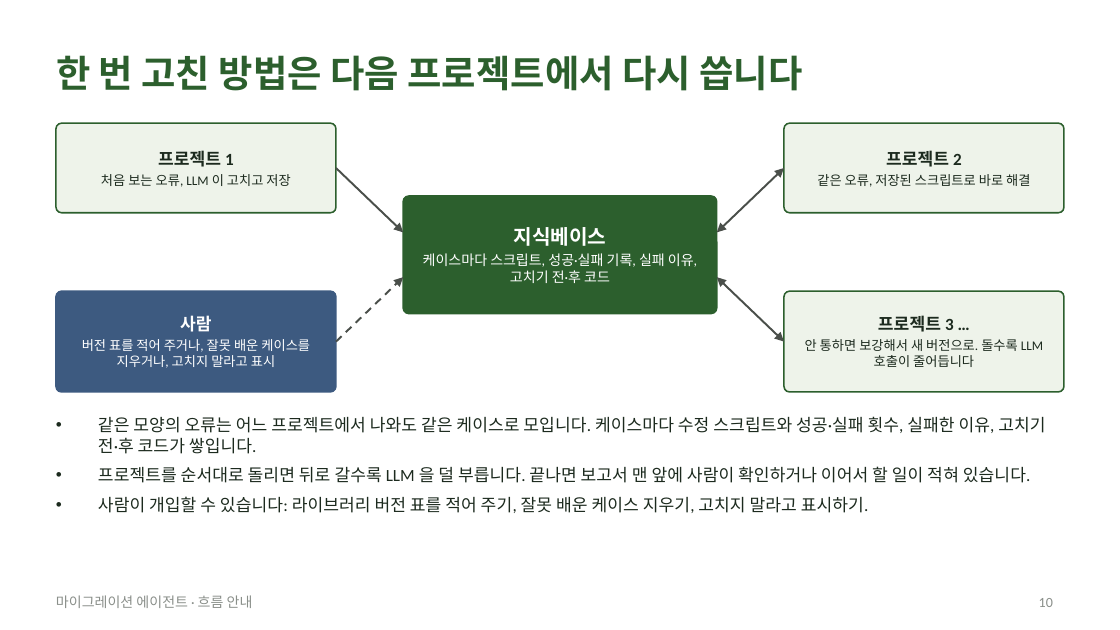
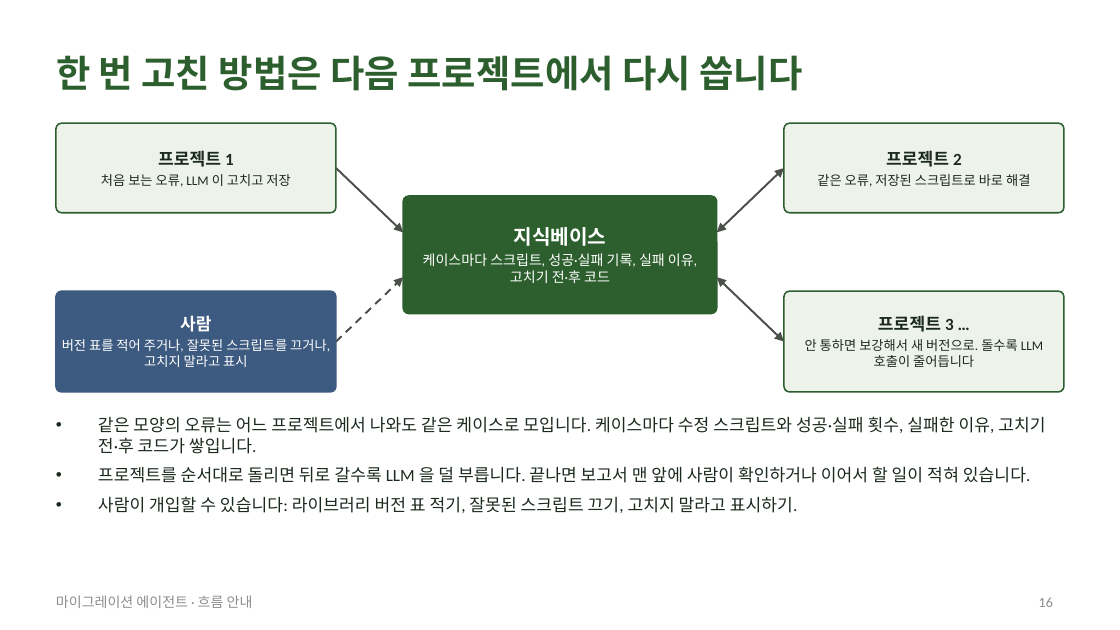
Before and after one commit to acandiatale/tutu, a slide deck: slide 16 of docs/migration-agent/migration-agent.pptx (slide 10 before the commit). Drawn at 1120x630 pixels with LibreOffice and Linux fonts; fonts in the diff are those of the drawing. Boxes give left, top, right and bottom in pixels: in the first picture for what was removed or moved away, otherwise in the second. Text is boxed around its words. In the diff, an @@ line names an element or a change of style, - is before the commit and + after.

```diff
--- a/docs/migration-agent/migration-agent.pptx
+++ b/docs/migration-agent/migration-agent.pptx
@@ text in rounded rectangle at [62, 339, 330, 367]: text changed @@
-버전 표를 적어 주거나, 잘못 배운 케이스를 지우거나, 고치지 말라고 표시
+버전 표를 적어 주거나, 잘못된 스크립트를 끄거나, 고치지 말라고 표시
@@ text at [98, 496, 798, 513]: text changed @@
-• 사람이 개입할 수 있습니다: 라이브러리 버전 표를 적어 주기, 잘못 배운 케이스 지우기, 고치지 말라고 표시하기.
+• 사람이 개입할 수 있습니다: 라이브러리 버전 표 적기, 잘못된 스크립트 끄기, 고치지 말라고 표시하기.
@@ page number at [1039, 597, 1053, 607]: text changed @@
-10
+16
```
Also in this commit, not shown: 5 other slides changed, 9 slides added, 3 slides removed, 11 other files.
